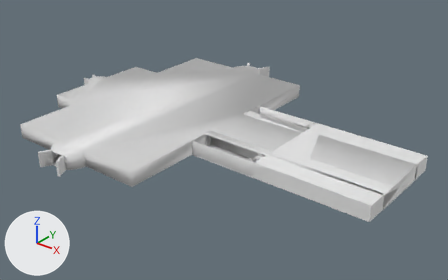
Renders of the Blender file Museum/pack_with_basic_texturing/pack_with_basic_texturing.blend from each side of a commit.
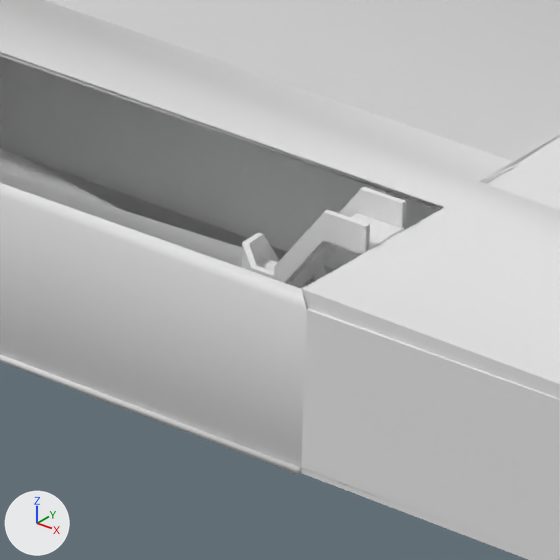
The first picture shows the older version from a 50 mm camera at (1115.0, -798.0, 558.0) aimed at (377.0, 124.0, -13.0). The close-ups show both versions on the part from 51% to 62% of the width and 49% to 66% of the height of that picture; other places that the commit changed are outside them. Every picture has the same lights, and +X, +Y and +Z are marked at lower left.

The first close-up shows 'Slab', 'Stair.001', 'outer body'.
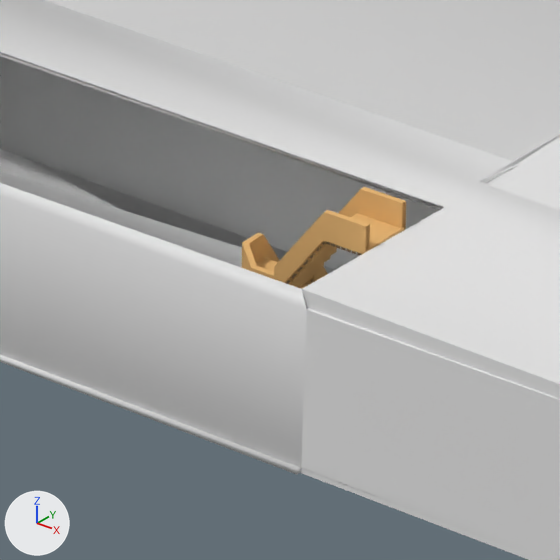
Pixel boxes [x1, y1, x2, y2] of what changed, in the close-ups (560 x 560 px):
'Stair.001', recoloured: [242, 187, 406, 289] in both

The change in detail:
Material 'Stair_wood' (mat_stair_wood) changes colour from white #e7e7e7 to beige #e7b777; in linear values from (0.8, 0.8, 0.8) to (0.799, 0.474, 0.184).
